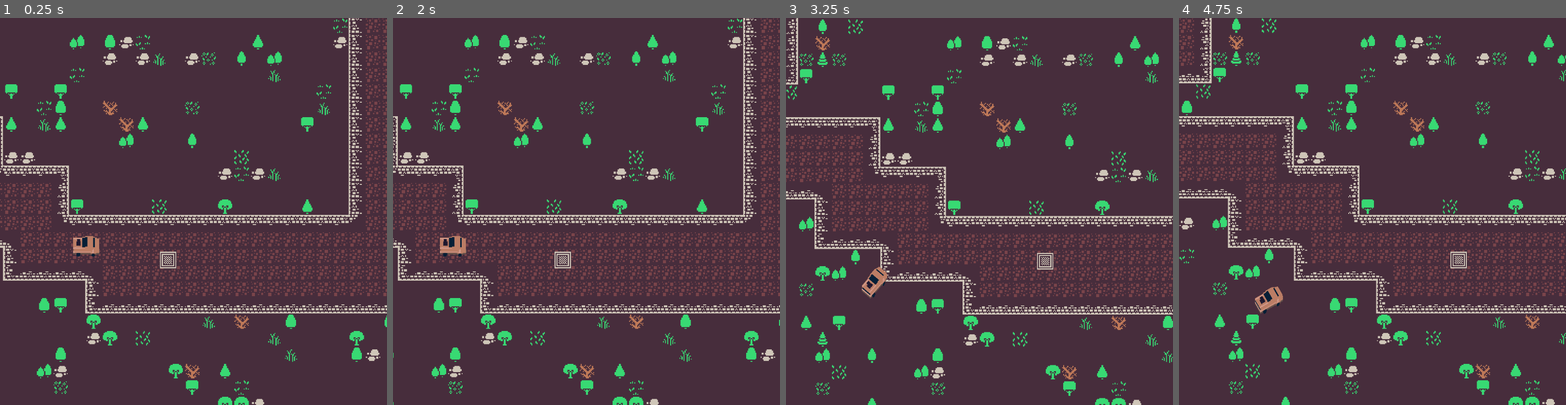
Above: before the commit, frames 1-4 (left to right).
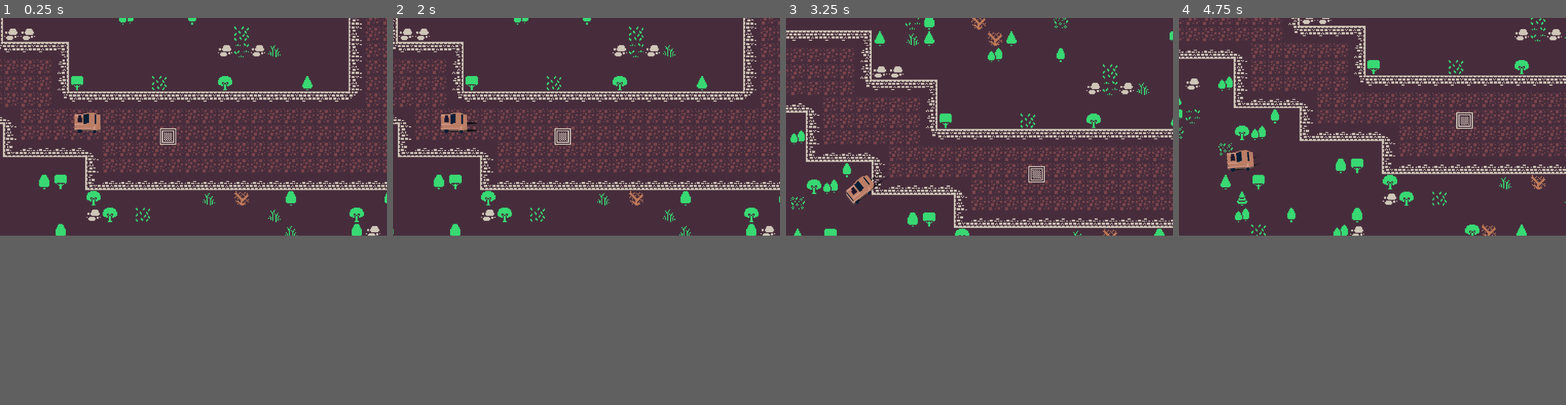
Above: after the commit, the same moments.

Repository: melhor-ia/Race-yourself
Game: Godot game, scene res://game.tscn
Two runs of this game, one before a commit and one after it. Both use one fixed random seed, a clock stepped at 60 frames per second and the inputs below.
Inputs:
- Up to frame 1 (0.25 s): no input
- Up to frame 2 (2 s): tap Enter at 0.5 s; hold D (move_right) 0.53-1.28 s; tap Space at 1.25 s; hold S (move_down) from 1.28 s (still down)
- Up to frame 3 (3.25 s): release S (move_down) at 2.03 s; hold D (move_right) 2.03-2.78 s; hold W (move_up) from 2.78 s (still down)
- Up to frame 4 (4.75 s): release W (move_up) at 3.53 s; hold A (move_left) from 3.53 s (still down)
In our replay, the window is 800x800 before the commit and 800x450 after it. These sizes can differ from the game's own. Grey fills any space a smaller window leaves; there, only what the larger window draws over its background counts as a difference.

The runs differ from the first frame. In frame 1, 21% of the frame differs, in the area x 0-100%, y 0-100%; in frame 2, 21%; in frame 3, 21%; in frame 4, 21%.

Commit message:
delorean melhorado

Diff:
--- a/race-yourself/elements/delorian/de_lorean.gd
+++ b/race-yourself/elements/delorian/de_lorean.gd
@@ -1,99 +1,79 @@
 class_name DeLorian
 extends CharacterBody2D
 
-@export var steering_angle = 15  # Maximum angle for steering the car's wheels
-@export var engine_power = 300  # How much force the engine can apply for acceleration
-@export var friction = -250  # The friction coefficient that slows down the car
-@export var drag = -0.06  # Air drag coefficient that also slows down the car
-@export var braking = -450  # Braking power when the brake input is applied
-@export var max_speed_reverse = 250  # Maximum speed limit in reverse
-@export var slip_speed = 400  # Speed above which the car's traction decreases (for drifting)
-@export var traction_fast = 2.5  # Traction factor when the car is moving fast (affects control)
-@export var traction_slow = 10  # Traction factor when the car is moving slow (affects control)
-@export var is_active = false
+enum State{IDLE,ACTIVE}
 
-var wheel_base = 14*4  # Distance between the front and back axle of the car
-var acceleration = Vector2.ZERO  # Current acceleration vector
-var steer_direction  # Current direction of steering
+@export_category("assets")
+@export var drift_particles:Array[GPUParticles2D]
+
+@export_category("car settings")
+@export var state:State = State.IDLE
+@export var steering_max_angle := 15
+@export var engine_power := 150
+@export var friction := -250
+@export var drag := -0.06
+@export var braking := -450
+@export var max_speed_reverse := 250
+@export var speed_to_slip := 400
+@export var traction_fast := 5
+@export var traction_slow := 10
+
+var wheels_distance := 36*2
+var acceleration := Vector2.ZERO
+var steer_direction:float
 
 
 func _physics_process(delta: float) -> void:
-	if is_active:
-		$Camera2D.enabled = true
+	if state == State.ACTIVE:
 		acceleration = Vector2.ZERO
-		get_input()  # Take input from player
-		calculate_steering(delta)  # Apply turning logic based on steering
-	else:
-		$Camera2D.enabled = false
+		get_input()
+		calculate_steering(delta)
 
-	velocity += acceleration * delta  # Apply the resulting acceleration to the velocity
-	apply_friction(delta)  # Apply friction forces to the car
-	move_and_slide()  # Move the car and handle collisions
+	velocity += acceleration * delta
+	apply_friction(delta)
+	move_and_slide()
 
 
-#function to handle input from the user and apply effects to the car's movement
 func get_input():
-	# Get steering input and translate it to an angle
-	var turn = Input.get_axis("move_left", "move_right")
-	steer_direction = turn * deg_to_rad(steering_angle)
+	var turn:float = Input.get_axis("move_left", "move_right")
+	steer_direction = turn * deg_to_rad(steering_max_angle)
 
-	# If accelerate is pressed, apply engine power to the car's forward direction
 	if Input.is_action_pressed("move_up"):
 		acceleration = transform.x * engine_power
-
-	# If brake is pressed, apply braking force
 	if Input.is_action_pressed("move_down"):
 		acceleration = transform.x * braking
 
-#Function to apply friction forces to the car, making it 'slide' to a halt
+
 func apply_friction(delta):
-	# If there is no input and speed is very low, just stop to prevent endless sliding
 	if acceleration == Vector2.ZERO and velocity.length() < 50:
 		velocity = Vector2.ZERO
-	# Calculate friction force and air drag based on current velocity, and apply it
+
 	var friction_force = velocity * friction * delta
 	var drag_force = velocity * velocity.length() * drag * delta
-	# Add the forces to the acceleration
 	acceleration += drag_force + friction_force
 
 
-# Function to calculate the steering effect
 func calculate_steering(delta):
-	# Calculate the positions of the rear and front wheel
-	var rear_wheel = position - transform.x * wheel_base / 2.0
-	var front_wheel = position + transform.x * wheel_base / 2.0
+	var rear_wheel = position - transform.x * wheels_distance / 2.0
+	var front_wheel = position + transform.x * wheels_distance / 2.0
 	# Advance the wheels' positions based on the current velocity, applying rotation to the front wheel
 	rear_wheel += velocity * delta
 	front_wheel += velocity.rotated(steer_direction) * delta
 	# Calculate the new heading based on the wheels' positions
 	var new_heading = rear_wheel.direction_to(front_wheel)
 
-	# Choose the traction model based on the current speed
-	var traction = traction_slow
-	if velocity.length() > slip_speed:
-		traction = traction_fast
-		if steer_direction  != 0:
-			$GPUParticles2D.rotation = steer_direction
-			$GPUParticles2D.emitting = true
-			$GPUParticles2D2.rotation = steer_direction
-			$GPUParticles2D2.emitting = true
-		else:
-			$GPUParticles2D.emitting = false
-			$GPUParticles2D2.emitting = false
-	else:
-		$GPUParticles2D.emitting = false
-		$GPUParticles2D2.emitting = false
+	var traction = traction_fast if velocity.length() > speed_to_slip else traction_slow
 
-	# Dot product represents how aligned the new heading is with the current velocity direction
 	var d = new_heading.dot(velocity.normalized())
-
-	# If not braking (d > 0), adjust the car velocity smoothly towards the new heading
 	if d > 0:
 		velocity = lerp(velocity, new_heading * velocity.length(), traction * delta)
-
-	# If braking (d < 0), reverse the direction and limit the speed
 	if d < 0:
 		velocity = -new_heading * min(velocity.length(), max_speed_reverse)
+	rotation = new_heading.angle()
 
-	# Update the car's rotation to face in the direction of the new heading
-	rotation = new_heading.angle()
+	if steer_direction != 0:
+		for particle in drift_particles:
+			particle.emitting = true
+	else:
+		for particle in drift_particles:
+				particle.emitting = false
--- a/race-yourself/elements/delorian/de_lorean.tscn
+++ b/race-yourself/elements/delorian/de_lorean.tscn
@@ -10,23 +10,21 @@
 [node name="DeLorean" type="CharacterBody2D"]
 collision_layer = 4
 script = ExtResource("1_jxhqk")
-slip_speed = 600
-traction_fast = 5.0
-is_active = true
+state = 1
 
 [node name="GPUParticles2D" type="GPUParticles2D" parent="."]
-position = Vector2(-11, -14)
+position = Vector2(-6, -14)
 amount = 3000
 process_material = ExtResource("2_2pjhi")
 
 [node name="GPUParticles2D2" type="GPUParticles2D" parent="."]
-position = Vector2(-11, 14)
+position = Vector2(-6, 14)
 amount = 3000
 process_material = ExtResource("2_2pjhi")
 
 [node name="StackedSpites" parent="." instance=ExtResource("3_2pjhi")]
-position = Vector2(10, 0)
+position = Vector2(15, 0)
 
 [node name="CollisionShape2D" type="CollisionShape2D" parent="."]
-position = Vector2(10, 1)
+position = Vector2(15, 1)
 shape = SubResource("RectangleShape2D_fc0e3")
--- /dev/null
+++ b/race-yourself/elements/finish_line/fire_particles.tscn
@@ -0,0 +1,36 @@
+[gd_scene load_steps=4 format=3 uid="uid://e3fjg23gv1b7"]
+
+[sub_resource type="Gradient" id="Gradient_s0ghr"]
+offsets = PackedFloat32Array(0, 0.463636, 0.745455, 0.972727)
+colors = PackedColorArray(0.956863, 0.705882, 0.105882, 1, 0.901961, 0.282353, 0.180392, 1, 0.9, 0.5646, 0.513, 0.447059, 0.901961, 0.282353, 0.180392, 0)
+
+[sub_resource type="GradientTexture1D" id="GradientTexture1D_a3nbf"]
+gradient = SubResource("Gradient_s0ghr")
+
+[sub_resource type="ParticleProcessMaterial" id="ParticleProcessMaterial_d3w8n"]
+emission_shape = 3
+emission_box_extents = Vector3(16, 16, 1)
+direction = Vector3(0, -1, 0)
+spread = 21.145
+initial_velocity_max = 105.65
+gravity = Vector3(0, -100, 0)
+linear_accel_min = -63.22
+linear_accel_max = -6.89
+scale_min = 0.0
+scale_max = 4.0
+color_ramp = SubResource("GradientTexture1D_a3nbf")
+turbulence_enabled = true
+turbulence_noise_strength = 6.29
+turbulence_noise_scale = 5.0
+turbulence_noise_speed = Vector3(0, -1, 0)
+turbulence_noise_speed_random = 2.55
+turbulence_influence_min = 0.07
+turbulence_influence_max = 0.099
+
+[node name="GPUParticles2D" type="GPUParticles2D"]
+z_index = 2
+emitting = false
+amount = 2000
+lifetime = 2.0
+one_shot = true
+process_material = SubResource("ParticleProcessMaterial_d3w8n")
--- /dev/null
+++ b/race-yourself/elements/fire_particles.tscn
@@ -0,0 +1,36 @@
+[gd_scene load_steps=4 format=3 uid="uid://e3fjg23gv1b7"]
+
+[sub_resource type="Gradient" id="Gradient_s0ghr"]
+offsets = PackedFloat32Array(0, 0.463636, 0.745455, 0.972727)
+colors = PackedColorArray(0.956863, 0.705882, 0.105882, 1, 0.901961, 0.282353, 0.180392, 1, 0.9, 0.5646, 0.513, 0.447059, 0.901961, 0.282353, 0.180392, 0)
+
+[sub_resource type="GradientTexture1D" id="GradientTexture1D_a3nbf"]
+gradient = SubResource("Gradient_s0ghr")
+
+[sub_resource type="ParticleProcessMaterial" id="ParticleProcessMaterial_d3w8n"]
+emission_shape = 3
+emission_box_extents = Vector3(16, 16, 1)
+direction = Vector3(0, -1, 0)
+spread = 21.145
+initial_velocity_max = 105.65
+gravity = Vector3(0, -100, 0)
+linear_accel_min = -63.22
+linear_accel_max = -6.89
+scale_min = 0.0
+scale_max = 4.0
+color_ramp = SubResource("GradientTexture1D_a3nbf")
+turbulence_enabled = true
+turbulence_noise_strength = 6.29
+turbulence_noise_scale = 5.0
+turbulence_noise_speed = Vector3(0, -1, 0)
+turbulence_noise_speed_random = 2.55
+turbulence_influence_min = 0.07
+turbulence_influence_max = 0.099
+
+[node name="GPUParticles2D" type="GPUParticles2D"]
+z_index = 2
+emitting = false
+amount = 2000
+lifetime = 2.0
+one_shot = true
+process_material = SubResource("ParticleProcessMaterial_d3w8n")
--- a/race-yourself/elements/ghost/ghost_path.gd
+++ b/race-yourself/elements/ghost/ghost_path.gd
@@ -12,6 +12,10 @@
 	print("LAP")
 	if state == State.IDLE:
 		state = State.COUNTING
+		$Marker2D.global_position = player.global_position
+		for particle in $Marker2D.get_children():
+			if particle is GPUParticles2D:
+				particle.emitting = true
 		$Timer.start()
 	else:
 		state = State.PLAYING
--- a/race-yourself/game.tscn
+++ b/race-yourself/game.tscn
@@ -6,6 +6,7 @@
 [ext_resource type="Script" uid="uid://bub2h5hxgslix" path="res://elements/finish_line/finish_line.gd" id="4_fc0e3"]
 [ext_resource type="Script" uid="uid://b6tsbnok05d1m" path="res://elements/ghost/ghost_path.gd" id="5_7jktm"]
 [ext_resource type="PackedScene" uid="uid://c05jwaefw28f7" path="res://elements/ghost/ghost.tscn" id="6_ryrav"]
+[ext_resource type="PackedScene" uid="uid://e3fjg23gv1b7" path="res://elements/fire_particles.tscn" id="7_eow3j"]
 
 [sub_resource type="TileSetAtlasSource" id="TileSetAtlasSource_feb5d"]
 texture = ExtResource("2_e2o6t")
@@ -1296,6 +1297,21 @@
 atlas = ExtResource("2_e2o6t")
 region = Rect2(368, 48, 16, 16)
 
+[sub_resource type="Animation" id="Animation_fc0e3"]
+length = 0.001
+tracks/0/type = "value"
+tracks/0/imported = false
+tracks/0/enabled = true
+tracks/0/path = NodePath("Sprite2D:scale")
+tracks/0/interp = 1
+tracks/0/loop_wrap = true
+tracks/0/keys = {
+"times": PackedFloat32Array(0),
+"transitions": PackedFloat32Array(1),
+"update": 0,
+"values": [Vector2(4, 4)]
+}
+
 [sub_resource type="Animation" id="Animation_ryrav"]
 resource_name = "lap"
 tracks/0/type = "value"
@@ -1311,21 +1327,6 @@
 "values": [Vector2(4, 4), Vector2(6, 6), Vector2(4, 4)]
 }
 
-[sub_resource type="Animation" id="Animation_fc0e3"]
-length = 0.001
-tracks/0/type = "value"
-tracks/0/imported = false
-tracks/0/enabled = true
-tracks/0/path = NodePath("Sprite2D:scale")
-tracks/0/interp = 1
-tracks/0/loop_wrap = true
-tracks/0/keys = {
-"times": PackedFloat32Array(0),
-"transitions": PackedFloat32Array(1),
-"update": 0,
-"values": [Vector2(4, 4)]
-}
-
 [sub_resource type="AnimationLibrary" id="AnimationLibrary_eow3j"]
 _data = {
 &"RESET": SubResource("Animation_fc0e3"),
@@ -1334,6 +1335,33 @@
 
 [sub_resource type="Curve2D" id="Curve2D_ryrav"]
 
+[sub_resource type="Gradient" id="Gradient_s0ghr"]
+offsets = PackedFloat32Array(0, 0.463636, 0.745455, 0.972727)
+colors = PackedColorArray(0.956863, 0.705882, 0.105882, 1, 0.901961, 0.282353, 0.180392, 1, 0.9, 0.5646, 0.513, 0.447059, 0.901961, 0.282353, 0.180392, 0)
+
+[sub_resource type="GradientTexture1D" id="GradientTexture1D_a3nbf"]
+gradient = SubResource("Gradient_s0ghr")
+
+[sub_resource type="ParticleProcessMaterial" id="ParticleProcessMaterial_j5wjh"]
+emission_shape = 3
+emission_box_extents = Vector3(32, 1, 1)
+direction = Vector3(-1, -1, 0)
+spread = 21.145
+initial_velocity_max = 105.65
+gravity = Vector3(0, -100, 0)
+linear_accel_min = -63.22
+linear_accel_max = -6.89
+scale_min = 0.0
+scale_max = 4.0
+color_ramp = SubResource("GradientTexture1D_a3nbf")
+turbulence_enabled = true
+turbulence_noise_strength = 6.29
+turbulence_noise_scale = 5.0
+turbulence_noise_speed = Vector3(0, -1, 0)
+turbulence_noise_speed_random = 2.55
+turbulence_influence_min = 0.07
+turbulence_influence_max = 0.099
+
 [node name="Game" type="Node2D"]
 
 [node name="TileMapLayer" type="TileMapLayer" parent="."]
@@ -1343,7 +1371,6 @@
 
 [node name="DeLorean" parent="." instance=ExtResource("1_80nbo")]
 position = Vector2(-6, -182)
-engine_power = 250
 
 [node name="Camera2D" parent="DeLorean" instance=ExtResource("3_feb5d")]
 position = Vector2(427, 0)
@@ -1379,6 +1406,22 @@
 process_callback = 0
 wait_time = 0.1
 
+[node name="Marker2D" type="Marker2D" parent="Path2D"]
+
+[node name="GPUParticles2D2" parent="Path2D/Marker2D" instance=ExtResource("7_eow3j")]
+position = Vector2(-5, -15)
+amount = 200
+lifetime = 0.5
+one_shot = false
+process_material = SubResource("ParticleProcessMaterial_j5wjh")
+
+[node name="GPUParticles2D3" parent="Path2D/Marker2D" instance=ExtResource("7_eow3j")]
+position = Vector2(-5, 16)
+amount = 200
+lifetime = 0.5
+one_shot = false
+process_material = SubResource("ParticleProcessMaterial_j5wjh")
+
 [connection signal="body_entered" from="Area2D" to="Area2D" method="_on_body_entered"]
 [connection signal="lap_over" from="Area2D" to="Path2D" method="_on_area_2d_lap_over"]
 [connection signal="timeout" from="Path2D/Timer" to="Path2D" method="_on_timer_timeout"]
--- a/race-yourself/project.godot
+++ b/race-yourself/project.godot
@@ -18,7 +18,7 @@
 [display]
 
 window/size/viewport_width=1280
-window/size/viewport_height=1280
+window/size/viewport_height=720
 window/stretch/mode="viewport"
 
 [file_customization]
Not shown, added: race-yourself/export_presets.cfg
Not shown: 1 places in race-yourself/game.tscn that only renumber resources
